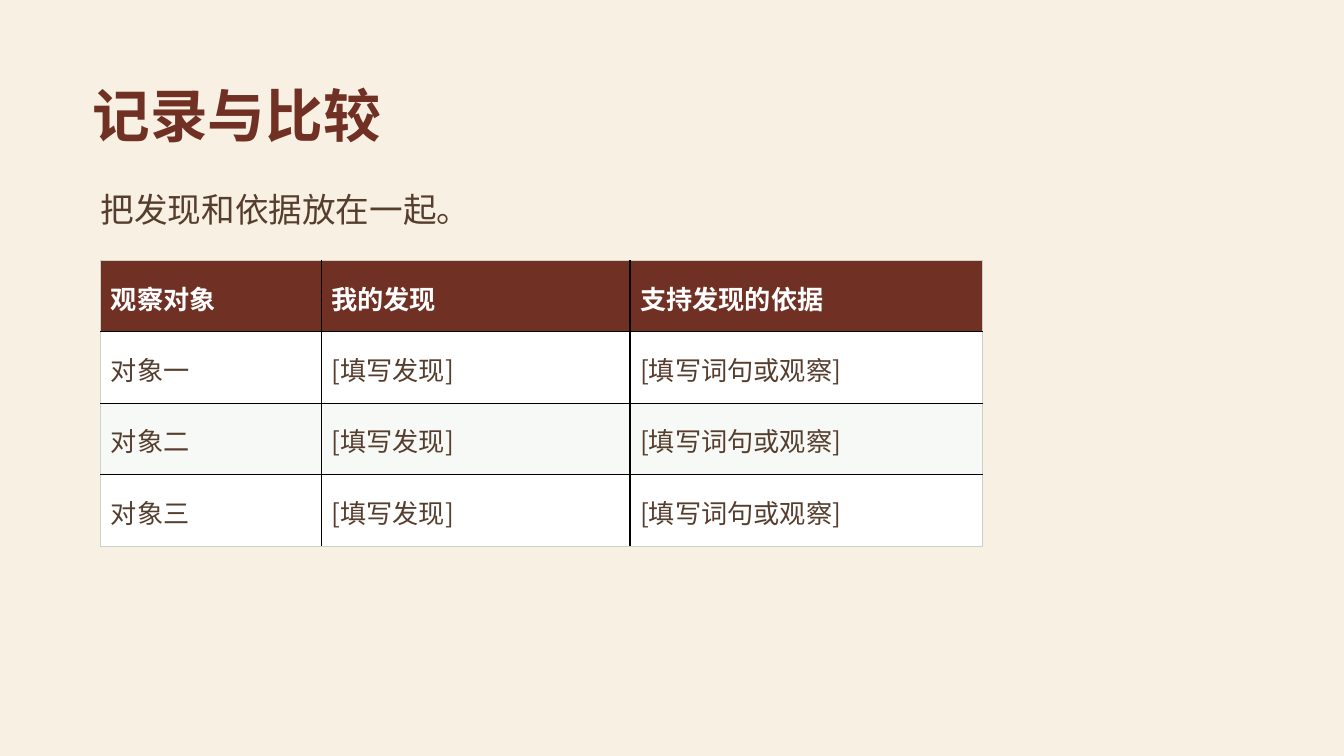
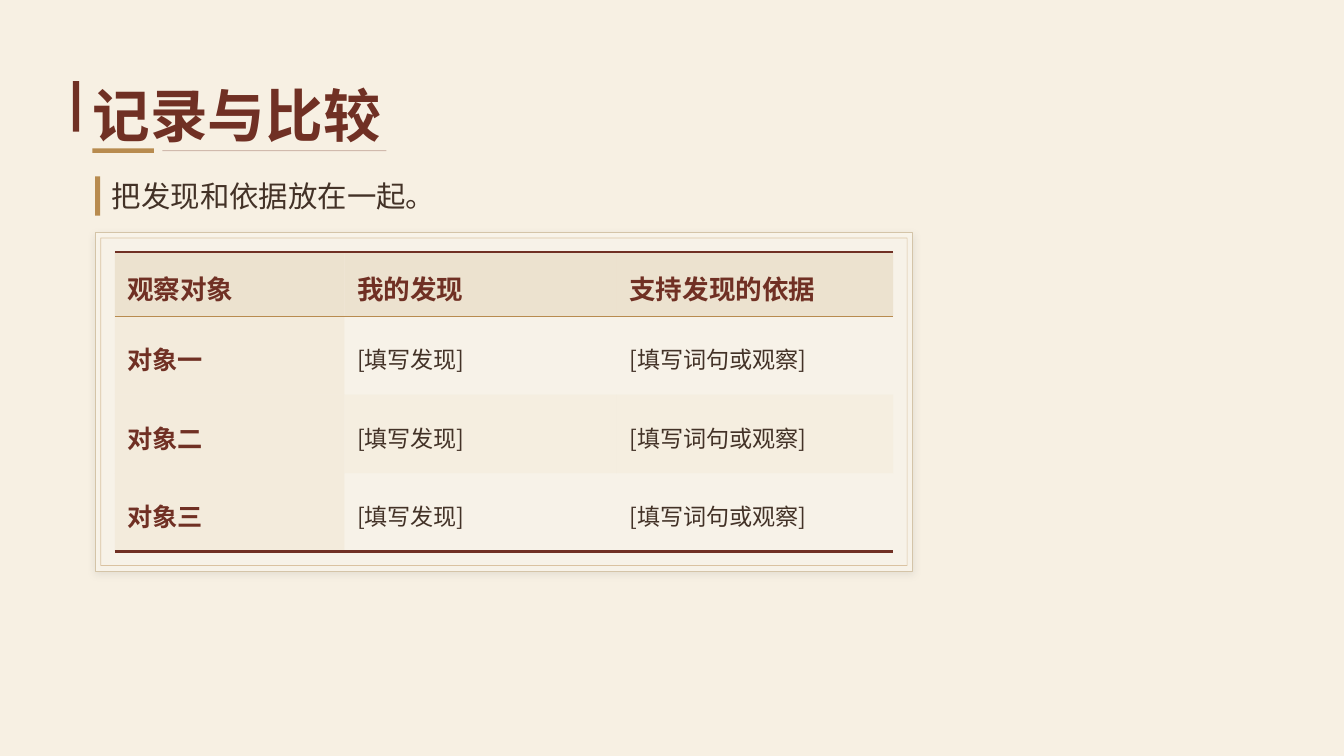
Before and after one commit to Daylily-Huang/Work-skills, a slide deck: slide 5 of skills/teacher-ppt/assets/templates/T15_水墨书院课堂.pptx. Drawn at 1344x756 pixels with LibreOffice and Linux fonts; fonts in the diff are those of the drawing; background and template pictures are left out. Boxes give left, top, right and bottom in pixels: in the first picture for what was removed or moved away, otherwise in the second. Text is boxed around its words. In the diff, an @@ line names an element or a change of style, - is before the commit and + after.

```diff
--- a/skills/teacher-ppt/assets/templates/T15_水墨书院课堂.pptx
+++ b/skills/teacher-ppt/assets/templates/T15_水墨书院课堂.pptx
@@ rectangle added at (73,82,79,132), fill #703024 @@
@@ rectangle added at (93,148,154,152), fill #B88B4F @@
@@ rectangle added at (95,176,100,216), fill #B88B4F @@
@@ text "把发现和依据放在一起。": place and size @@
-text "把发现和依据放在一起。" at (101,193,471,225)
+text "把发现和依据放在一起。" at (112,182,435,210)
@@ text "把发现和依据放在一起。" at (112,182,435,210): size 24 to 21 pt, text colour #563E2F to #433227 @@
@@ rectangle added at (162,150,386,151), fill #703024 at 28% opacity @@
@@ rectangle added at (95,233,912,572), fill #FBF6EC at 86% opacity, outline #D4C4A8 0.9 pt @@
@@ rectangle added at (101,238,907,566), outline #B88B4F 0.5 pt @@
@@ table at (115,252,893,552) @@
@@ fill #703024 to #ECE1CD at 92% opacity in row 1 @@
@@ fill #FFFFFF to #F2E8D6 at 62% opacity in 2 cells @@
@@ fill #FFFFFF to none in 4 cells @@
@@ fill #F7F9F6 to #F2E8D6 at 62% opacity in row 3, column 1 @@
@@ fill #F7F9F6 to #F4ECDC at 65% opacity in 2 cells @@
@@ size 18.8 to 19 pt, text colour #FFFFFF to #703024 in "观察对象", "我的发现", "支持发现的依据" @@
@@ size 18.8 to 18 pt, text colour #563E2F to #703024, bold on in "对象一", "对象二", "对象三" @@
@@ size 18.8 to 16.5 pt, text colour #563E2F to #433227 in "[填写发现]", "[填写词句或观察]", "[填写发现]", "[填写词句或观察]" and 2 more places @@
@@ line spacing 1.08 to 1.18 @@
@@ borders changed @@
@@ table: place and size @@
-table at (101,260,983,545)
+table at (115,252,893,552)
```
Also in this commit, not shown: 4 other slides changed, 23 other files.
